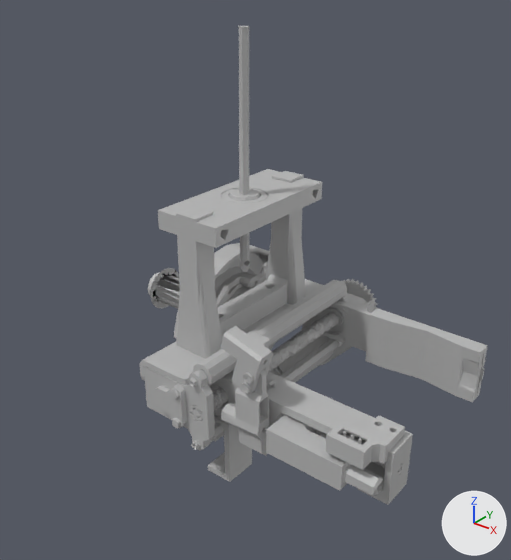
An edit to the COLLADA model public/urdf/meshes/arm_e_fix.dae, drawn before and after from the same camera.
The view is the same before and after, from a camera (50 mm lens) standing at (25.2, -29.5, 21.3) and looking at (4.8, -4.0, 5.5). Arrows for +X, +Y and +Z are at lower right; the lights stay in place. Vertices at the same position are counted once.

The scene before the commit, as lines of its bpy script (objects in view):
```python
me_e = bpy.data.meshes.new('e')
me_e.from_pydata(...)  # 7208 vertices, 13367 faces; spans x -0.069..0.148, y -0.093..0.062, z -0.052..0.175
me_e.materials.append(mat_metal_007)  # grey #b8b8b8
ob_e = bpy.data.objects.new('e', me_e)
ob_e.location = (0.0, 0.0, 0.0)
ob_e.scale = (100.0, 100.0, 100.0)
```
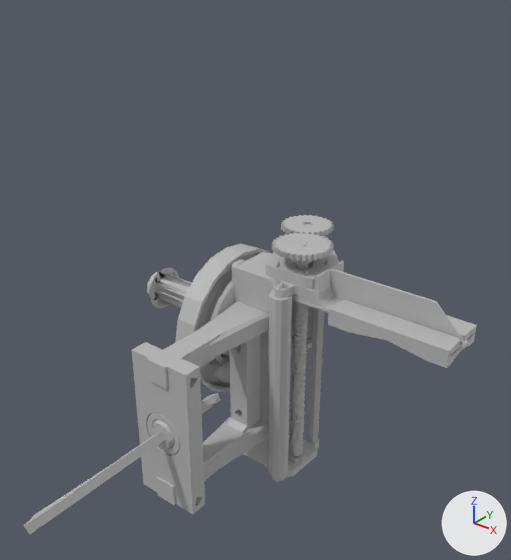
Boxes (x1, y1, x2, y2) around the edits, measured in the pictures (511 x 560 px):
'e', reshaped, turned: before (139, 26, 488, 505); after (23, 215, 476, 534)
part 1 of me_e, deleted: before (208, 326, 413, 505)

What changed in the scene script:
```text
Change me_e:
    used by ob_e; location = (0.0, 0.0, 0.0); scale = (100.0, 100.0, 100.0)
    remove me_e.from_pydata(...)  # 7208 vertices, 13367 faces; spans x -0.069..0.148, y -0.093..0.062, z -0.052..0.175
    add me_e.from_pydata(...)  # 5000 vertices, 9241 faces; spans x -0.069..0.146, y -0.093..0.062, z -0.047..0.175
    me_e part 1: 29 loose pieces with 2208 vertices, spanning x 0.019..0.148, y -0.084..-0.049, z -0.052..0.049, are deleted
Change ob_e:
    ob_e.rotation_euler: (0.0, 0.0, 0.0) -> (1.571, 0.0, 0.0)  # degrees (0, 0, 0) -> degrees (90, 0, 0)
```
